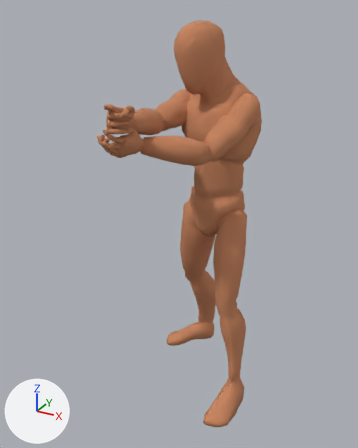
What one commit did to the Blender file rigs/human/combat/ranged/animation-human-pistol-idle.blend.
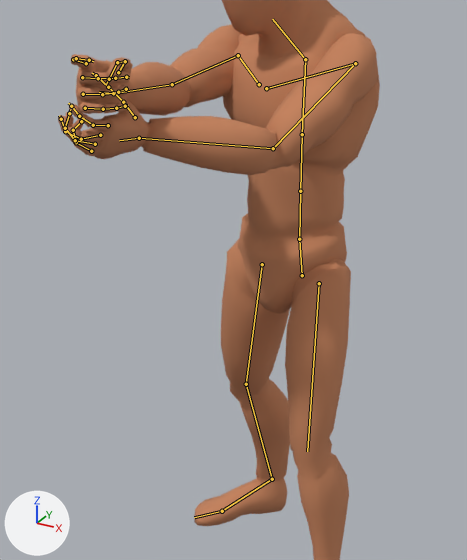
Each version is shown whole from a 50 mm camera at (0.901, -1.985, 1.827) aimed at (-0.104, -0.158, 0.914), then close up on the part from 19% to 86% of the width and 17% to 81% of the height. Arrows for +X, +Y and +Z are at lower left; the lights stay in place. The first two pictures are the older version. Both versions are drawn at frame 0 of the action 'Pistol_Idle'; the numbers are the values there. The bones that change, and the others that lie on the model, are drawn over the model as lines in the close-ups.

In view in the first close-up: 'Mannequin'.
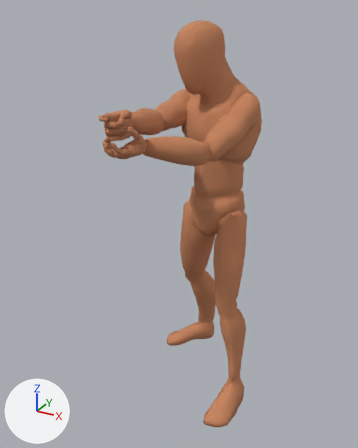
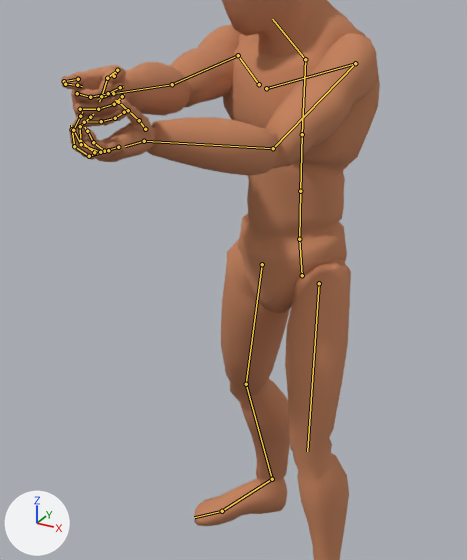
Changed parts and their boxes (x1, y1, x2, y2) in the close-ups (467 x 560 px):
'Mannequin', posed
    before: (58, 0, 380, 560)
    after: (61, 0, 380, 560)

The edits, one by one:
Bone 'FK_forearm_L' (bone_fk_forearm_l) turns from (46, -30, 1) to (39, -41, 4) degrees about its own x, y and z.
Bone 'FK_hand_L' (bone_fk_hand_l) turns from (-54, -65, 76) to (64, -112, -47) degrees about its own x, y and z.
Bone 'FK_hand_R' (bone_fk_hand_r) turns from (3, 38, -6) to (-16, 36, -12) degrees about its own x, y and z.
